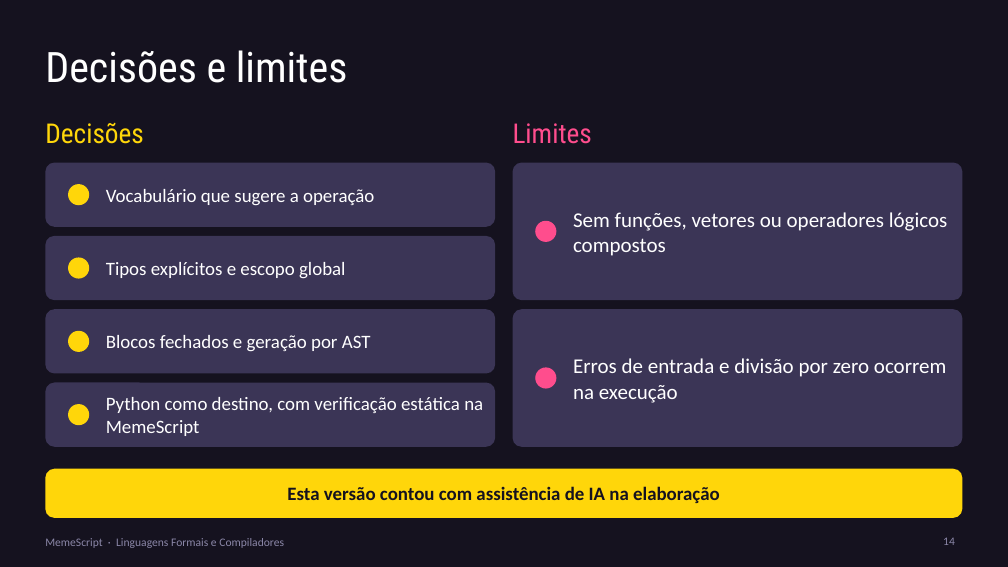
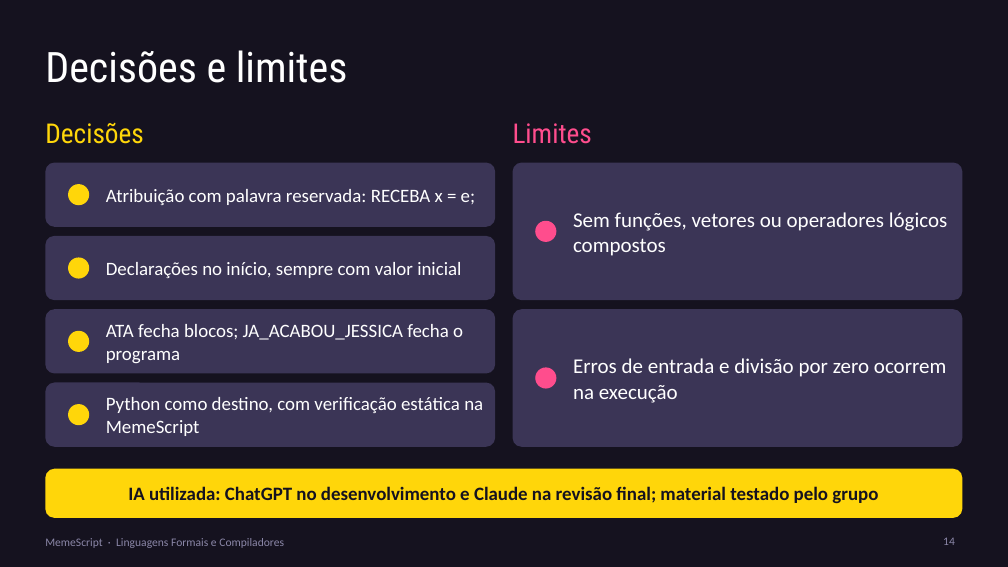
Before and after one commit to frosipedro/MemeScript, a slide deck: slide 14 of docs/apresentacao.pptx. Drawn at 1008x567 pixels with LibreOffice and Linux fonts; fonts in the diff are those of the drawing. Boxes give left, top, right and bottom in pixels: in the first picture for what was removed or moved away, otherwise in the second. Text is boxed around its words. In the diff, an @@ line names an element or a change of style, - is before the commit and + after.

```diff
--- a/docs/apresentacao.pptx
+++ b/docs/apresentacao.pptx
@@ text at <box>106,189,475,205</box>: text changed @@
-Vocabulário que sugere a operação
+Atribuição com palavra reservada: RECEBA x = e;
@@ text at <box>106,262,461,278</box>: text changed @@
-Tipos explícitos e escopo global
+Declarações no início, sempre com valor inicial
@@ text at <box>106,324,463,363</box>: text changed @@
-Blocos fechados e geração por AST
+ATA fecha blocos; JA_ACABOU_JESSICA fecha o programa
@@ text at <box>128,486,878,504</box>: text changed @@
-Esta versão contou com assistência de IA na elaboração
+IA utilizada: ChatGPT no desenvolvimento e Claude na revisão final; material testado pelo grupo
```
Also in this commit, not shown: 1 other slide changed, 9 other files.
